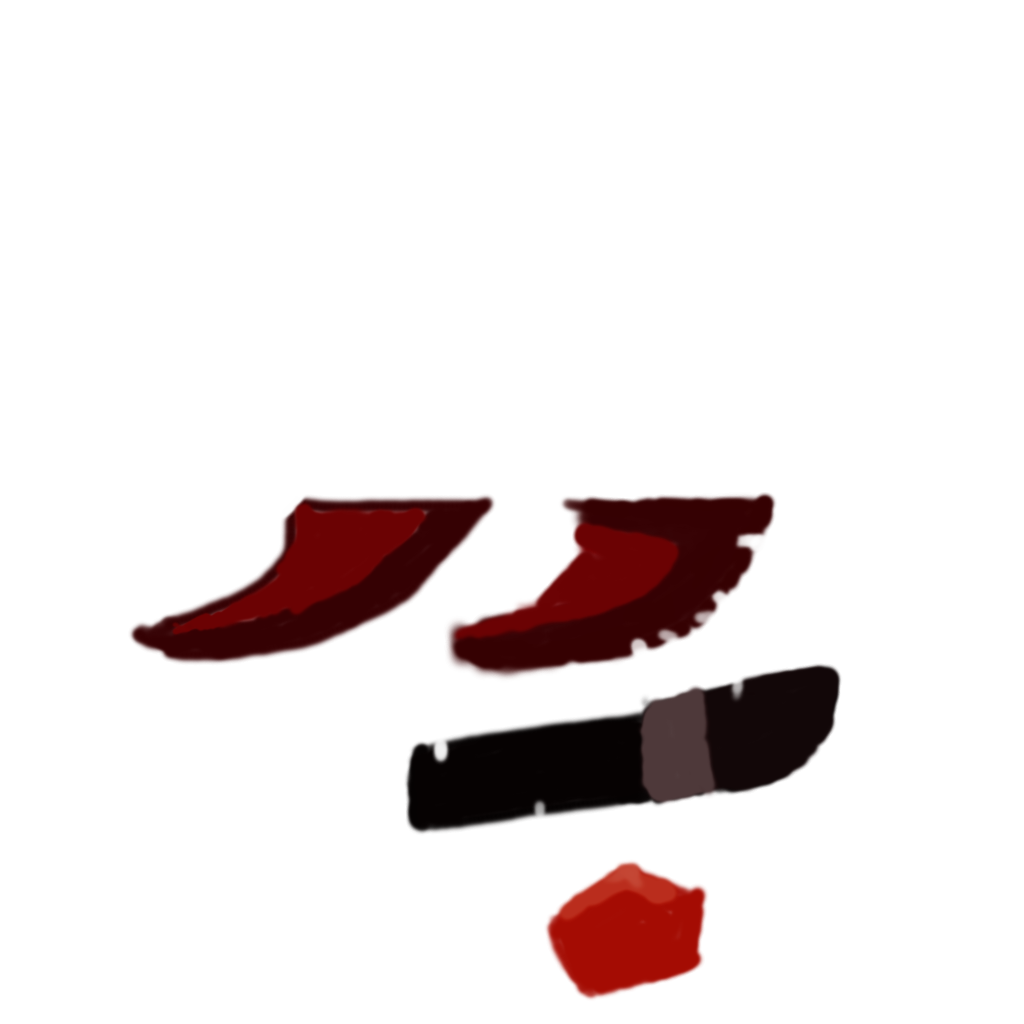
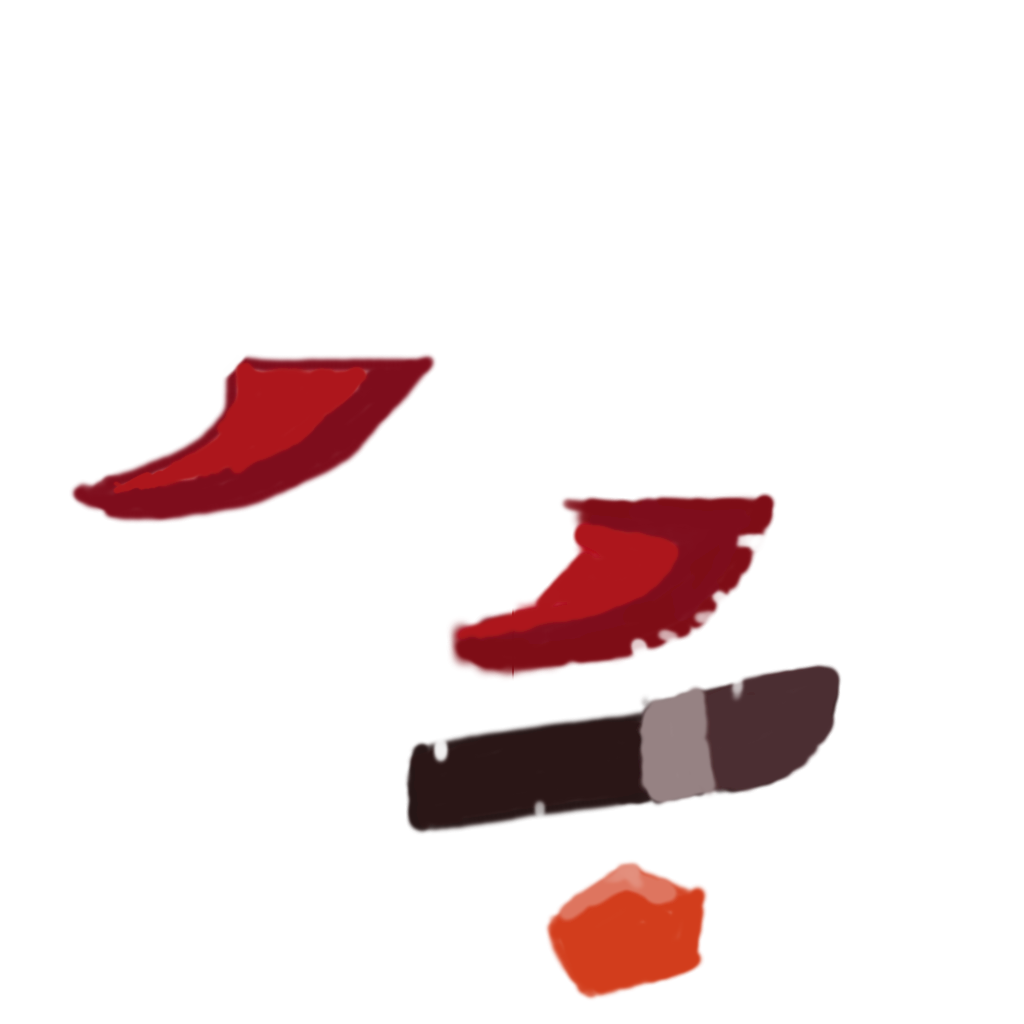
Layered file, before and after one edit (1024 x 1024). Changes by layer:
removed layer "Paint Layer 4" over [left=69, top=448, right=543, bottom=681]
removed layer "Paint Layer 3" over [left=371, top=398, right=841, bottom=1000]
removed layer "Paint Layer 2" over [left=362, top=625, right=841, bottom=881]
added layer "Paint Layer 1(pasted)" (1st of 2) above "Paint Layer 1(pasted)" over [left=320, top=512, right=576, bottom=768]
added layer "Paint Layer 1(pasted)" (2nd of 2) above "background" over [left=69, top=352, right=576, bottom=768]
renamed "Paint Layer 1" to "background", painted on it over [left=69, top=352, right=841, bottom=1000]
